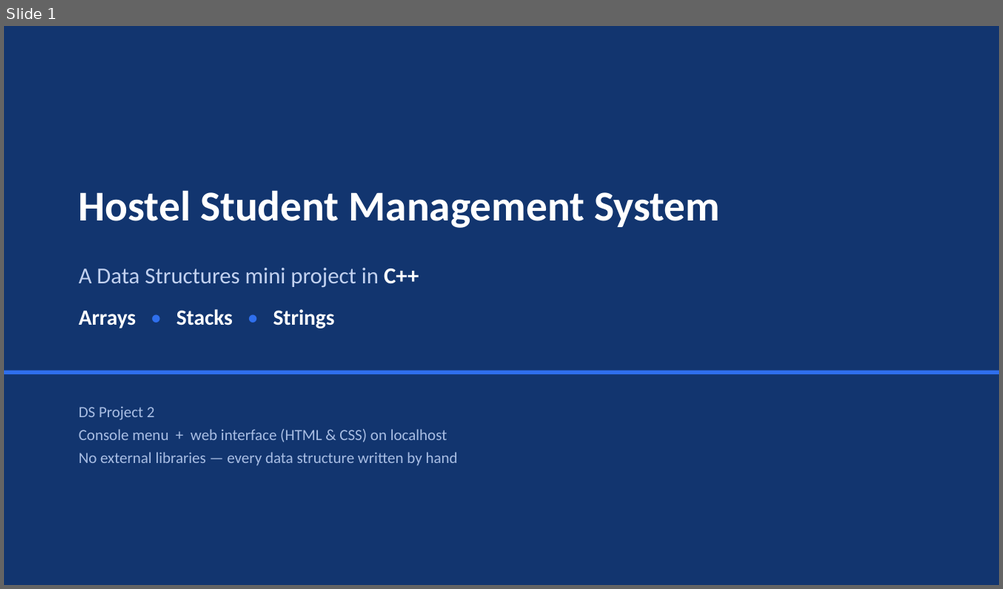
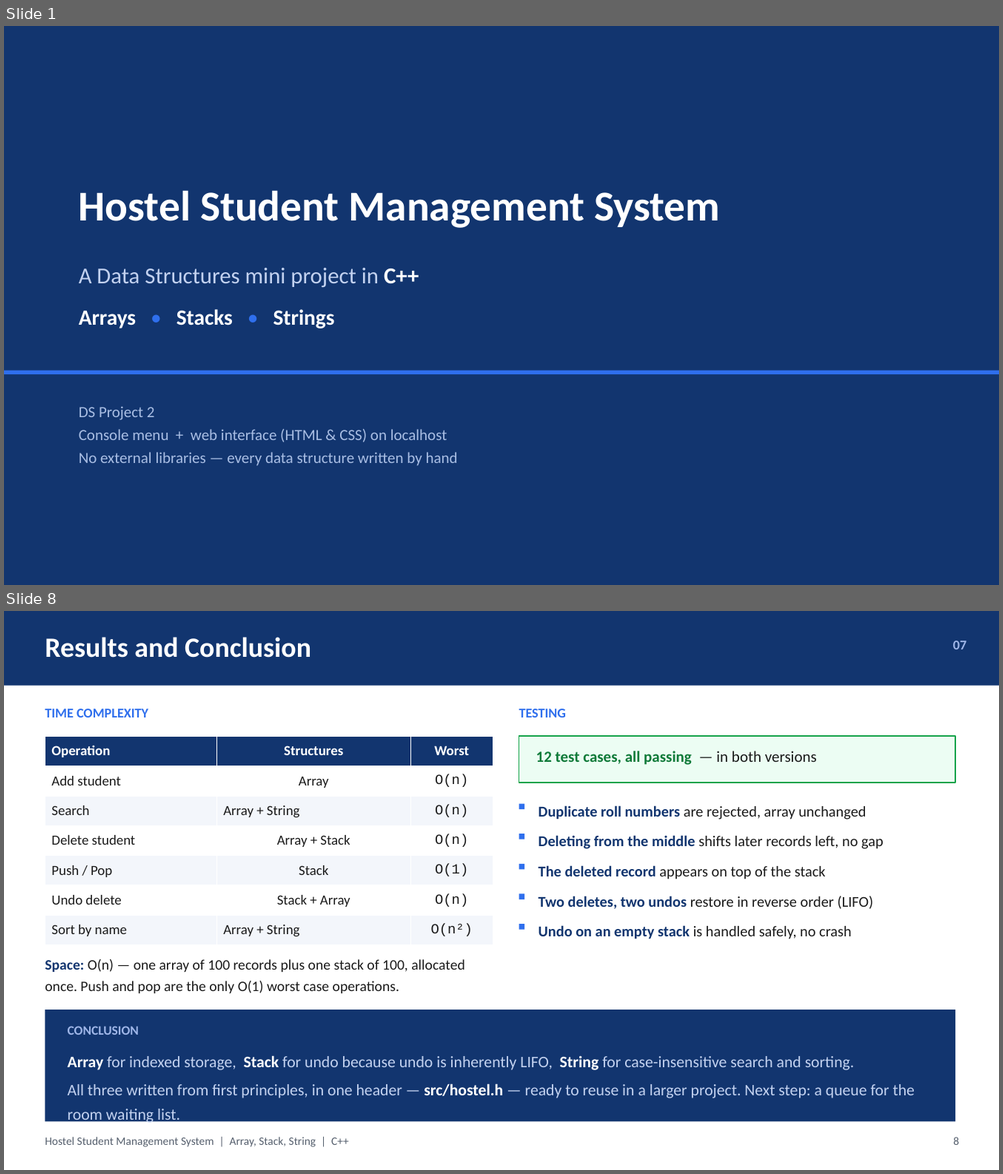
Before and after one commit to botvik155/apfa-data-structures, a slide deck: docs/DS_Project_2_Presentation.pptx. Shown one above the other, each under a label of ours: slide 1 before the commit, slides 1 and 8 after it; the slides between them are not shown. The pictures are 1003x589 and 1003x1174 pixels, drawn with LibreOffice and Linux fonts; fonts in the diff are those of the drawing. Boxes give left, top, right and bottom in pixels: in the first picture for what was removed or moved away, otherwise in the second. Text is boxed around its words. In the diff, an @@ line names an element or a change of style, - is before the commit and + after.

```diff
--- a/docs/DS_Project_2_Presentation.pptx
+++ b/docs/DS_Project_2_Presentation.pptx
@@ slide 8 added at [4,611,999,1170], background #FFFFFF @@
@@ rectangle added at [4,611,999,686], fill #12356F @@
@@ text added at [45,637,311,658], 27 pt, text #FFFFFF, bold @@
+Results and Conclusion
@@ text added at [953,641,966,649], 13 pt, text #9FB6E8, bold @@
+07
@@ text added at [45,709,148,718], 13 pt, text #2F6FED, bold @@
+TIME COMPLEXITY
@@ text added at [519,709,566,718], 13 pt, text #2F6FED, bold @@
+TESTING
@@ table added at [45,736,492,945], 7 rows, 3 columns @@
+Operation | Structures | Worst
+Add student | Array | O(n)
+Search | Array + String | O(n)
+Delete student | Array + Stack | O(n)
+Push / Pop | Stack | O(1)
+Undo delete | Stack + Array | O(n)
+Sort by name | Array + String | O(n²)
@@ rectangle added at [519,736,956,783], fill #ECFDF3, outline #16A34A 1.25 pt @@
@@ text added at [536,751,817,765], 15 pt, text #0F7A38, bold @@
+12 test cases, all passing — in both versions
@@ rectangle added at [519,803,524,809], fill #2F6FED @@
@@ text added at [538,806,865,820], 14.5 pt, text #1A1A1A @@
+Duplicate roll numbers are rejected, array unchanged
@@ rectangle added at [519,834,524,840], fill #2F6FED @@
@@ text added at [538,835,883,849], 14.5 pt, text #1A1A1A @@
+Deleting from the middle shifts later records left, no gap
@@ rectangle added at [519,864,524,869], fill #2F6FED @@
@@ text added at [538,866,825,880], 14.5 pt, text #1A1A1A @@
+The deleted record appears on top of the stack
@@ rectangle added at [519,894,524,899], fill #2F6FED @@
@@ text added at [538,896,874,909], 14.5 pt, text #1A1A1A @@
+Two deletes, two undos restore in reverse order (LIFO)
@@ rectangle added at [519,924,524,930], fill #2F6FED @@
@@ text added at [538,925,851,940], 14.5 pt, text #1A1A1A @@
+Undo on an empty stack is handled safely, no crash
@@ text added at [45,960,465,994], 14 pt, text #1A1A1A @@
+Space: O(n) — one array of 100 records plus one stack of 100, allocated once. Push and pop are the only O(1) worst case operations.
@@ rectangle added at [45,1010,956,1122], fill #12356F @@
@@ text added at [68,1026,139,1035], 12.5 pt, text #9FB6E8, bold @@
+CONCLUSION
@@ text added at [68,1056,914,1125], 15.5 pt, text #C3D2F0 @@
+Array for indexed storage, Stack for undo because undo is inherently LIFO, String for case-insensitive search and sorting.
+All three written from first principles, in one header — src/hostel.h — ready to reuse in a larger project. Next step: a queue for the room waiting list.
@@ text added at [45,1137,349,1147], 11 pt, text #555F6D @@
+Hostel Student Management System | Array, Stack, String | C++
@@ text added at [953,1137,959,1145], 11 pt, text #555F6D @@
+8
```
Also in this commit, not shown: 6 slides changed, 9 slides removed, 3 other files.
